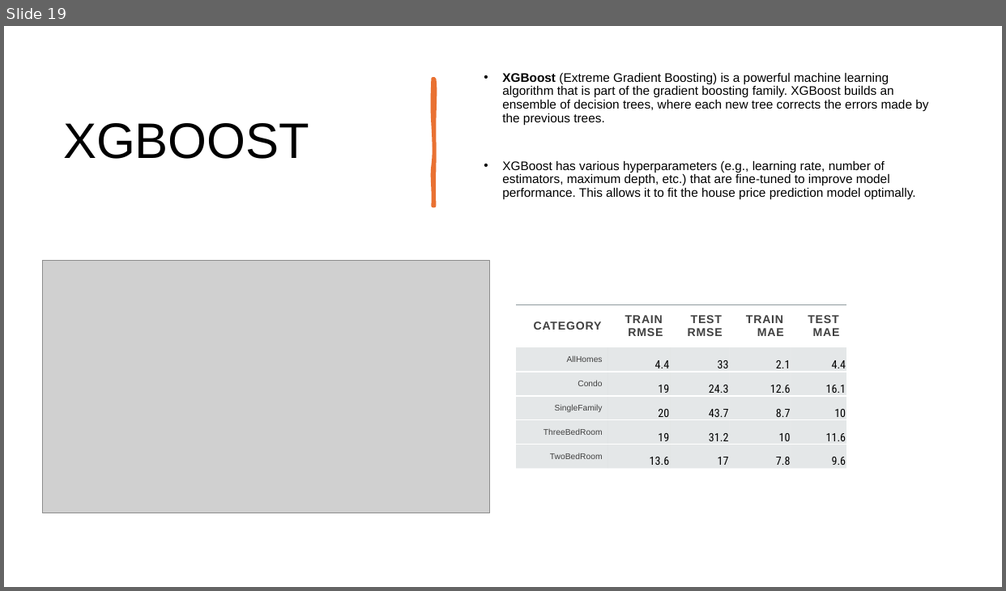
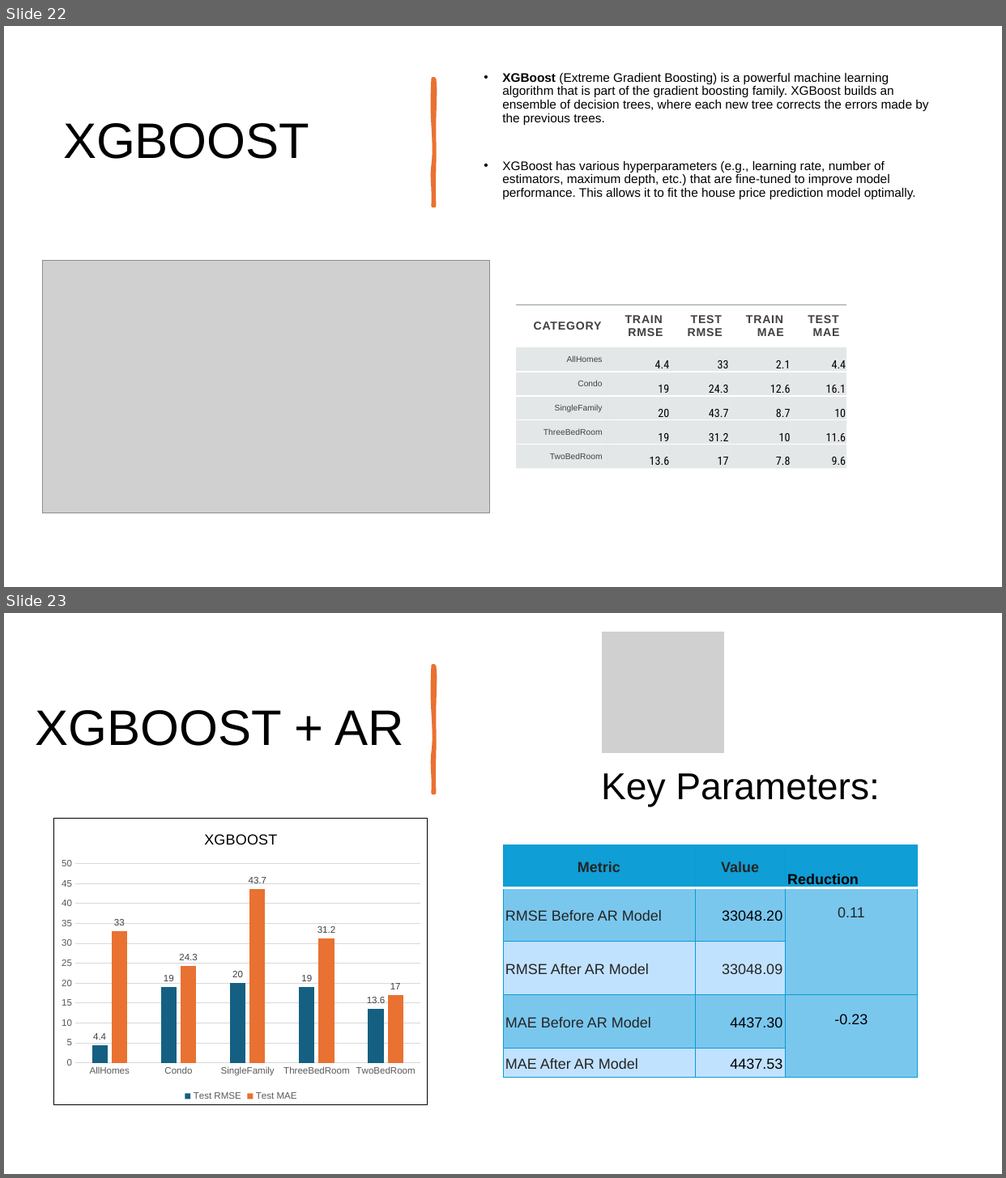
Before and after one commit to KavyaGurram2000/DS_2025_TeamE, a slide deck: Presentation_slides/Predicting Housing Market Trends_final.pptx. Shown one above the other, each under a label of ours: slide 19 before the commit, slides 22 and 23 after it. The pictures are 1006x591 and 1006x1178 pixels, drawn with LibreOffice and Linux fonts; fonts in the diff are those of the drawing; grey boxes stand for pictures. Boxes give left, top, right and bottom in pixels: in the first picture for what was removed or moved away, otherwise in the second. Text is boxed around its words. In the diff, an @@ line names an element or a change of style, - is before the commit and + after.

```diff
--- a/Presentation_slides/Predicting Housing Market Trends_final.pptx
+++ b/Presentation_slides/Predicting Housing Market Trends_final.pptx
@@ slide 23 added at box(4, 613, 1002, 1174), background #FFFFFF @@
@@ picture added at box(602, 630, 725, 754) @@
@@ freeform shape added at box(433, 666, 434, 793), fill #E97132, outline #E97132 3.25 pt @@
@@ title added at box(36, 710, 404, 746), 48 pt, text #000000 @@
+XGBOOST + AR
@@ text added at box(601, 773, 879, 807), 36 pt, text #000000 @@
+Key Parameters:
@@ column chart added at box(54, 817, 428, 1105) @@
+title "XGBOOST "
+categories: AllHomes, Condo, SingleFamily, ThreeBedRoom, TwoBedRoom
+Test RMSE: 4.4, 19, 20, 19, 13.6
+Test MAE: 33, 24.3, 43.7, 31.2, 17
@@ table added at box(503, 845, 918, 1077), 5 rows, 3 columns @@
+Metric | Value | Reduction
+RMSE Before AR Model | 33048.20 | 0.11
+RMSE After AR Model | 33048.09 | 
+MAE Before AR Model | 4437.30 | -0.23
+MAE After AR Model | 4437.53 | 
@@ what was slide 19 is now slide 22 @@
```
Also in this commit, not shown: 12 slides changed, 9 other slides added, 5 slides removed.
